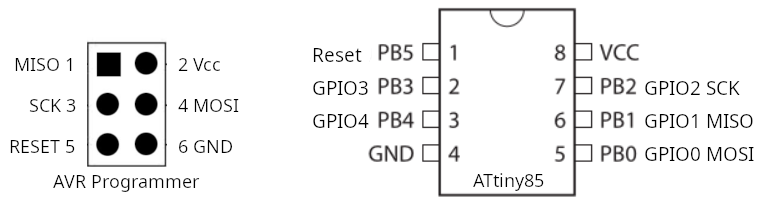
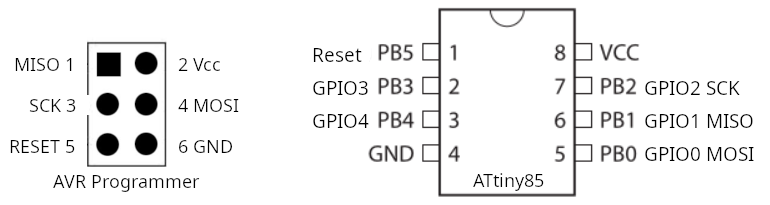
Two versions of the same layered image (770 × 205). Layer-by-layer changes:
painted on "Layer #2" over (x1=87, y1=61, x2=167, y2=149)
